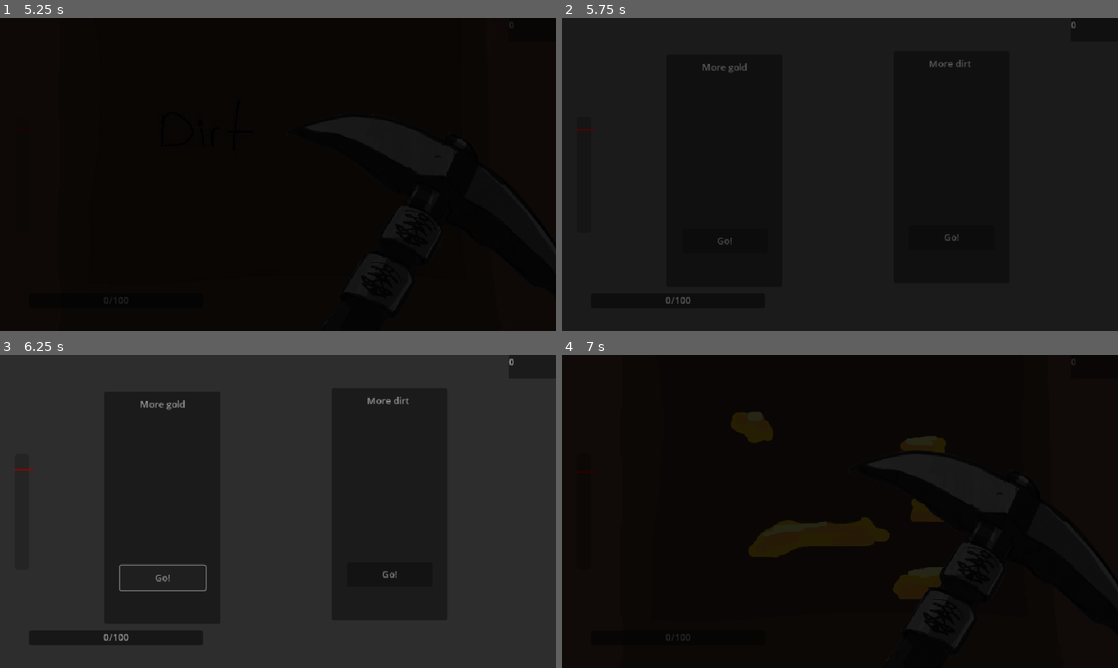
Above: before the commit, frames 1-4 (two rows, left to right).
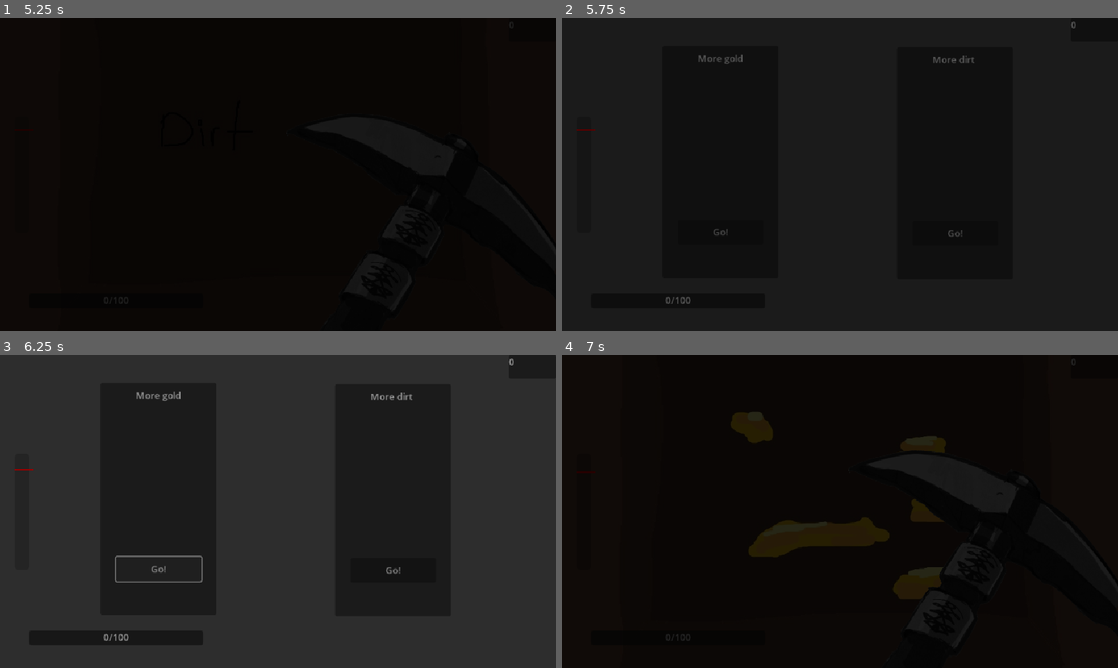
Above: after the commit, the same moments.

Repository: TezzyBear/brackeys-2025-2
Game: Godot game, scene res://scenes/game.tscn
Same seed, same stepped clock (60 frames per second), same inputs: the game is played once before the commit and once after it.
Inputs (mouse positions are in pixels of both pictures, inside the frame that each line leads up to):
- Up to frame 1 (5.25 s): move the mouse to (400, 158) at 0.52 s; click (400, 158) at 0.6 s; tap Enter at 1.25 s; move the mouse to (166, 190) at 1.27 s; tap Q (hack_1) at 1.35, 2.85, 4.35 s; move the mouse to (333, 105) at 2.02 s; click (333, 105) at 2.1 s; move the mouse to (250, 237) at 2.77 s; move the mouse to (444, 221) at 3.52 s; click (444, 221) at 3.6 s; move the mouse to (111, 127) at 4.27 s; move the mouse to (305, 174) at 5.02 s; click (305, 174) at 5.1 s
- Up to frame 2 (5.75 s): no input
- Up to frame 3 (6.25 s): click "Go!" at 5.75 s
- Up to frame 4 (7 s): click "Go!" at 6.5 s

Frame 1 is identical in both runs. In frame 2, 0.4% of the frame differs, in the area x 24-75%, y 11-73%; in frame 3, 0.8%, in the area x 20-75%, y 11-76%; in frame 4, nothing differs.

Commit message:
Updated gold giving

Diff:
--- a/pick.gd
+++ b/pick.gd
@@ -40,11 +40,11 @@
 	var shake_strenght = _get_shake_strenght_for_intensity(digging_intensity)
 	ShakeCamera.apply_shake(shake_strenght)
 
+	on_dig.emit(digging_intensity)
+
 	hits_since_dig_start += 1
 	if hits_since_dig_start > HITS_PER_INTENSITY[digging_intensity]:
 		digging_intensity += 1
-
-	on_dig.emit(digging_intensity)
 
 func _animation_finished_loop() -> void:
 	_play_hit_by_intensity()
--- a/scenes/interaction.tscn
+++ b/scenes/interaction.tscn
@@ -17,16 +17,16 @@
 offset_bottom = 40.0
 
 [node name="GoldCard" parent="CanvasInteractionDisplay/Cards" instance=ExtResource("2_pcrba")]
-offset_left = 180.0
-offset_top = 63.0
-offset_right = 180.0
-offset_bottom = 63.0
+offset_left = 173.0
+offset_top = 48.0
+offset_right = 173.0
+offset_bottom = 48.0
 title_text = "More gold"
 
 [node name="DirtCard" parent="CanvasInteractionDisplay/Cards" instance=ExtResource("2_pcrba")]
-offset_left = 572.0
-offset_top = 57.0
-offset_right = 572.0
-offset_bottom = 57.0
+offset_left = 578.0
+offset_top = 50.0
+offset_right = 578.0
+offset_bottom = 50.0
 type = 1
 title_text = "More dirt"
--- a/scripts/managers/dig_scene_manager.gd
+++ b/scripts/managers/dig_scene_manager.gd
@@ -19,33 +19,6 @@
 	if Input.is_action_just_pressed("hack_1"):
 		GameManager.instance.run_step()
 
-func _get_diggable_texture(diggable: Enums.STEP_TYPE):
-	match diggable:
-		Enums.STEP_TYPE.DIRT:
-			return DIRT_TEXTURE
-		Enums.STEP_TYPE.STONE:
-			return STONE_TEXTURE
-		Enums.STEP_TYPE.GOLD:
-			return GOLD_TEXTURE
-
-func _get_diggable_health(diggable: Enums.STEP_TYPE):
-	match diggable:
-		Enums.STEP_TYPE.DIRT:
-			return 6
-		Enums.STEP_TYPE.STONE:
-			return 40
-		Enums.STEP_TYPE.GOLD:
-			return 24
-
-func _get_intensity_damage(intensity: Enums.DIG_INTENSITY):
-	match intensity:
-		Enums.DIG_INTENSITY.LOW:
-			return 1
-		Enums.DIG_INTENSITY.MID:
-			return 3
-		Enums.DIG_INTENSITY.HIGH:
-			return 8
-
 func _handle_pick_hit(intensity: Enums.DIG_INTENSITY) -> void:
 	current_diggable_health -= _get_intensity_damage(intensity)
 	print("Hp: ", current_diggable_health)
@@ -66,3 +39,31 @@
 	var step = GameManager.instance.get_step_at(step_index)
 	update_diggable(step)
 	super(step_index)
+
+# Mapping
+func _get_diggable_texture(diggable: Enums.STEP_TYPE):
+	match diggable:
+		Enums.STEP_TYPE.DIRT:
+			return DIRT_TEXTURE
+		Enums.STEP_TYPE.STONE:
+			return STONE_TEXTURE
+		Enums.STEP_TYPE.GOLD:
+			return GOLD_TEXTURE
+
+func _get_diggable_health(diggable: Enums.STEP_TYPE):
+	match diggable:
+		Enums.STEP_TYPE.DIRT:
+			return 8
+		Enums.STEP_TYPE.STONE:
+			return 40
+		Enums.STEP_TYPE.GOLD:
+			return 24
+
+func _get_intensity_damage(intensity: Enums.DIG_INTENSITY):
+	match intensity:
+		Enums.DIG_INTENSITY.LOW:
+			return 1
+		Enums.DIG_INTENSITY.MID:
+			return 8
+		Enums.DIG_INTENSITY.HIGH:
+			return 16
--- a/scripts/managers/game_manager.gd
+++ b/scripts/managers/game_manager.gd
@@ -44,10 +44,7 @@
 	(canvas_ui.get_node("PanelFatigue") as UIFatigue).update(fatigue)
 
 func _handle_pick_hit(intensity: Enums.DIG_INTENSITY) -> void:
-	match get_current_step().type:
-		Enums.STEP_TYPE.GOLD:
-			_add_gold((intensity + 1) * randi_range(1, 3))
-
+	_add_gold(_get_gold_in_step_by_pick_hit_intensity(intensity))
 	_add_fatigue(0.2)
 	(canvas_ui.get_node("PanelSound") as UISound).sound_increase(intensity)
 
@@ -92,3 +89,11 @@
 
 func get_step_at(step_index) -> Step:
 	return level_layout[step_index]
+
+# Mapping
+func _get_gold_in_step_by_pick_hit_intensity(intensity: Enums.DIG_INTENSITY):
+	match get_current_step().type:
+		Enums.STEP_TYPE.GOLD:
+			return(intensity + 1) * randi_range(1, 3)
+		_:
+			return 1 if randi_range(0, 3) == 3 else 0
--- a/scripts/ui/panel_sound.gd
+++ b/scripts/ui/panel_sound.gd
@@ -21,11 +21,11 @@
 	var noise_increment: int = 0
 	match intensity:
 		Enums.DIG_INTENSITY.LOW:
-			noise_increment = 4
+			noise_increment = 3
 		Enums.DIG_INTENSITY.MID:
-			noise_increment = 12
+			noise_increment = 9
 		Enums.DIG_INTENSITY.HIGH:
-			noise_increment = 20
+			noise_increment = 27
 
 	progress_bar.value += noise_increment
 	progress_bar_warning_update()
